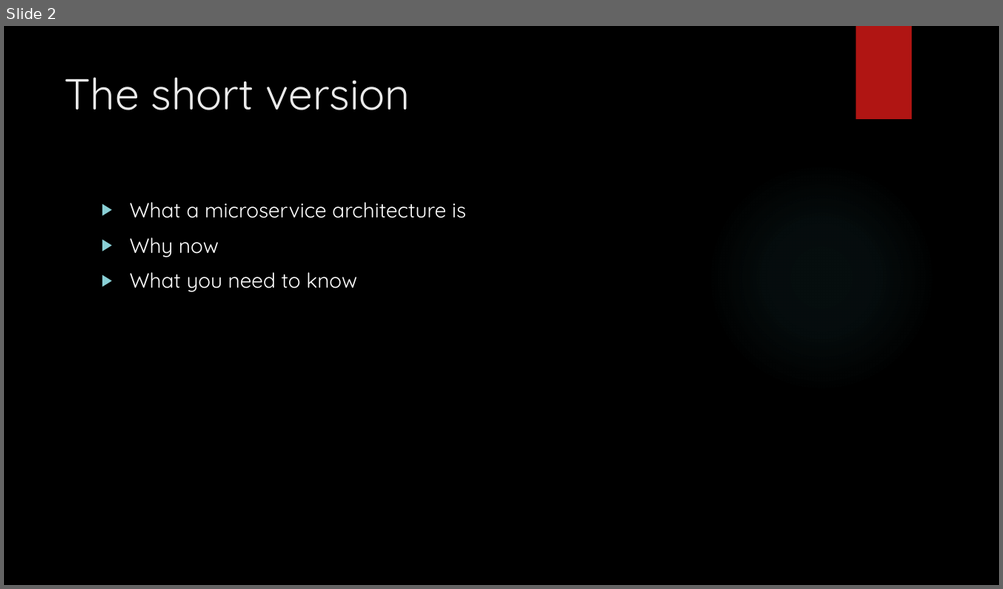
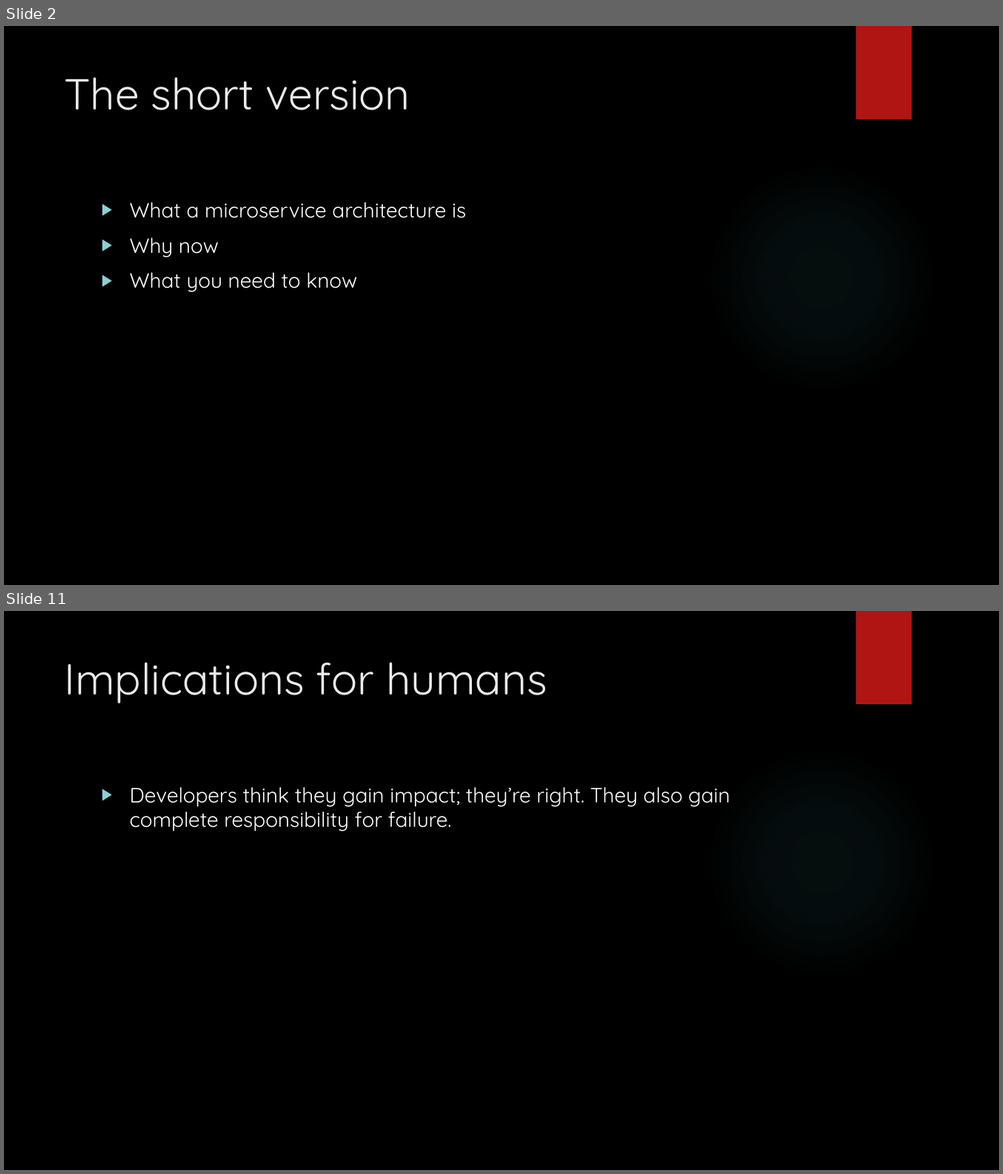
Before and after one commit to arif-aigonix/leap2015, a slide deck: Microservices Overview.pptx. Shown one above the other, each under a label of ours: slide 2 before the commit, slides 2 and 11 after it; the slides between them are not shown. The pictures are 1003x589 and 1003x1174 pixels, drawn with LibreOffice and Linux fonts; fonts in the diff are those of the drawing; background and template pictures are left out. Boxes give left, top, right and bottom in pixels: in the first picture for what was removed or moved away, otherwise in the second. Text is boxed around its words. In the diff, an @@ line names an element or a change of style, - is before the commit and + after.

Commit message:
inserting domains and real world impacts

```diff
--- a/Microservices Overview.pptx
+++ b/Microservices Overview.pptx
@@ slide 11 added at (4,611,999,1170), background picture (left out); not listed: 2 template elements that a slide beside it also shows @@
@@ title added at (64,662,546,703), 42 pt, text #EBEBEB @@
+Implications for humans
@@ text added at (130,787,729,832), 20 pt, text #FFFFFF @@
+▶ Developers think they gain impact; they’re right. They also gain complete responsibility for failure.
```
Also in this commit, not shown: 1 slide changed, 16 other slides added.
